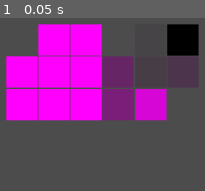
Above: before the commit, frame 1.
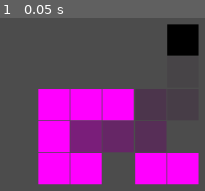
Above: after the commit, the same moment.

Repository: linkwin/NecroMansion
Game: Godot game, scene res://Maps/Random_Map.tscn
Same seed, same stepped clock (60 frames per second), same inputs: the game is played once before the commit and once after it. The engine's default icon, where the game draws it, is replaced by a stand-in: a white triangle on a blue panel in a dark square.
Inputs:
- Up to frame 1 (0.05 s): no input

The runs differ from the first frame. In frame 1, 48% of the frame differs, in the area x 2-98%, y 3-97%.

Commit message:
Fixed seedgen

Diff:
--- a/Maps/Map Layout Generator.gd
+++ b/Maps/Map Layout Generator.gd
@@ -48,6 +48,7 @@
 # Need to be sure these arrays match in size
 
 func room_data_load(map, initial_seed, prob_dists, number_of_rooms):
+	print(initial_seed)
 	var map_data := []
 	var room_data_base_seed = initial_seed + 201
 	var seed_shift := 0
@@ -136,7 +137,7 @@
 
 # Called when the node enters the scene tree for the first time.
 func _ready():
-	init_seed = Roomdata.initial_seed +1
+	init_seed = Roomdata.seed_gen() +1
 	probabilities = Roomdata.probabilities
 	var room_rng = RandomNumberGenerator.new()
 	var num_rooms := 15
--- a/Maps/RoomData/RoomData.gd
+++ b/Maps/RoomData/RoomData.gd
@@ -1,7 +1,8 @@
-extends Resource
-class_name RoomData
 
-export var initial_seed : int = hash("Carrot") + 1
+class_name RoomData extends Resource
+
+export var initial_seed : int = hash("Carrot")
+
 
 export var probabilities := {
 	"Initial Number of Enemies": [3, 4, 5, 4, 3, 2, 1, 0, 0, 0, 0, 0, 0, 0, 0, 0, 0, 0, 0, 0, 0],
@@ -19,6 +20,10 @@
 	"Room Decoration Data": {"Room Seed": 0, "Room Type": 0}
 }
 
+func seed_gen():
+	initial_seed = hash("Carrot")
+	return(initial_seed)
+
 #func _init(props, probs, initial_seed):
 #	initial_seed = hash("Carrotds")
 #	properties = props
